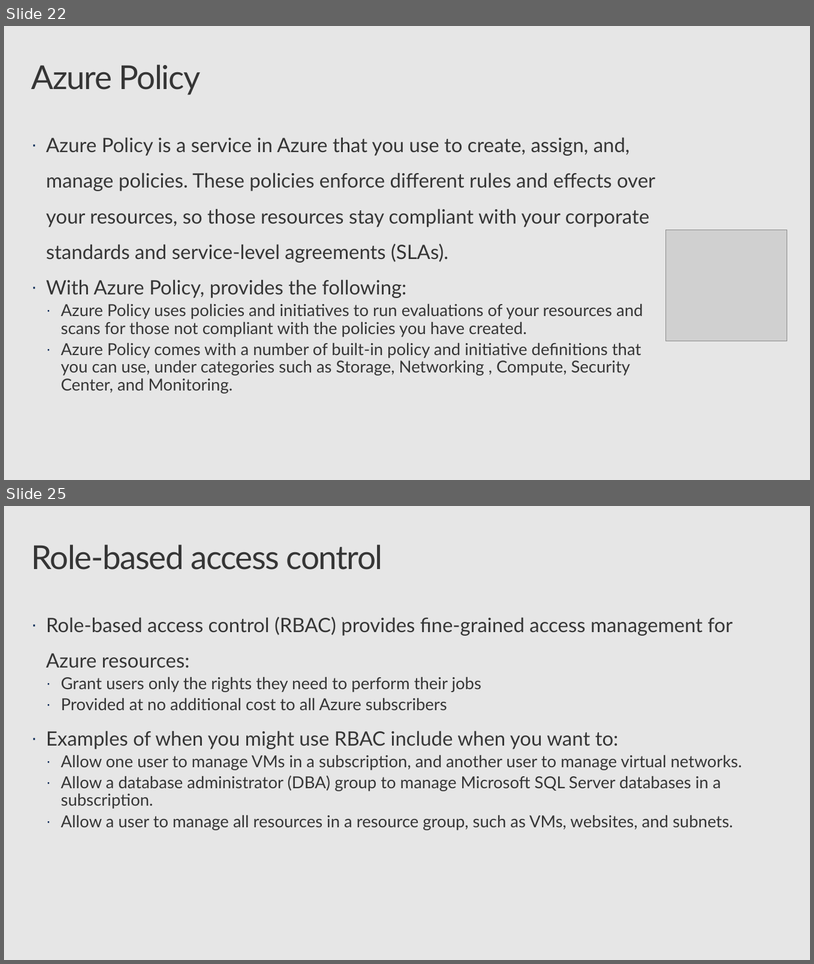
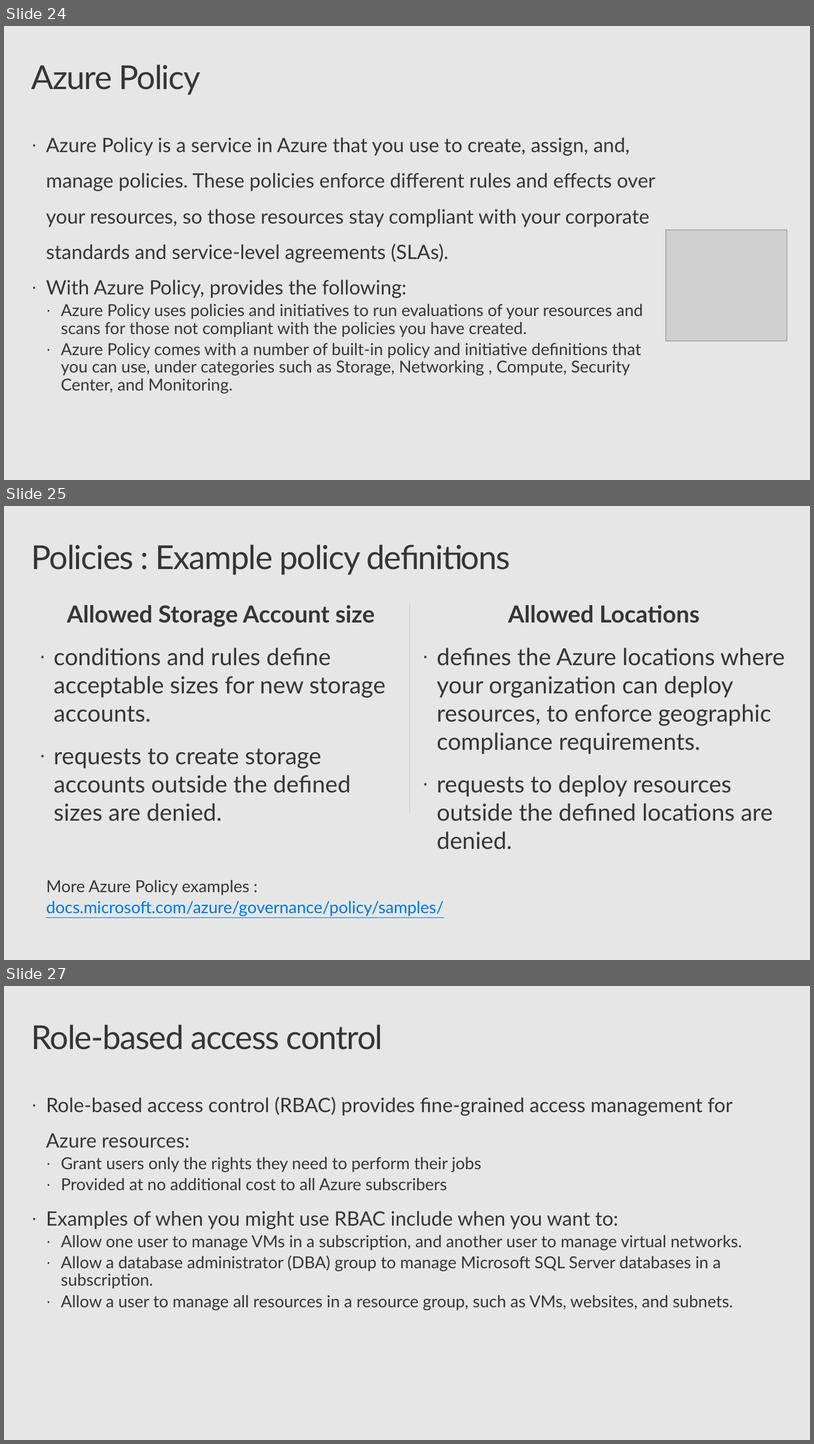
Before and after one commit to CSA-OCP-GER/azure-fundamentals-v2, a slide deck: 3_security-compliance-trust/3_security-compliance-trust.pptx. Shown one above the other, each under a label of ours: slides 22 and 25 before the commit, slides 24, 25 and 27 after it; the slides between them are not shown. The pictures are 814x964 and 814x1444 pixels, drawn with LibreOffice and Linux fonts; fonts in the diff are those of the drawing; grey boxes stand for pictures; background and template pictures are left out. Boxes give left, top, right and bottom in pixels: in the first picture for what was removed or moved away, otherwise in the second. Text is boxed around its words. In the diff, an @@ line names an element or a change of style, - is before the commit and + after.

```diff
--- a/3_security-compliance-trust/3_security-compliance-trust.pptx
+++ b/3_security-compliance-trust/3_security-compliance-trust.pptx
@@ slide 25 added at (4, 506, 810, 960), background #E6E6E6 @@
@@ title added at (31, 544, 510, 575), 40 pt, text #353535 @@
+Policies : Example policy definitions
@@ text added at (54, 605, 386, 821), 28.6 pt, text #353535 @@
+Allowed Storage Account size
+· conditions and rules define acceptable sizes for new storage accounts.
+· requests to create storage accounts outside the defined sizes are denied.
@@ line added from (410, 603) to (410, 814), #CFCFCF 0.25 pt @@
@@ text added at (437, 605, 785, 849), 28.6 pt, text #353535 @@
+Allowed Locations
+· defines the Azure locations where your organization can deploy resources, to enforce geographic compliance requirements.
+· requests to deploy resources outside the defined locations are denied.
@@ text added at (46, 879, 444, 916), 20 pt, text #0078D7, underline @@
+More Azure Policy examples :
+docs.microsoft.com/azure/governance/policy/samples/
@@ what was slide 22 is now slide 24 @@
@@ what was slide 25 is now slide 27 @@
```
Also in this commit, not shown: 4 slides changed, 7 other slides added, 4 slides removed, 1 other file.
